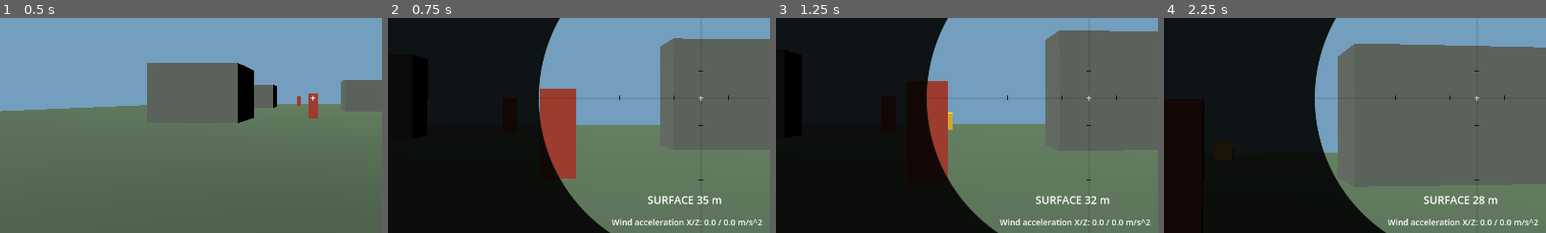
Above: before the commit, frames 1-4 (left to right).
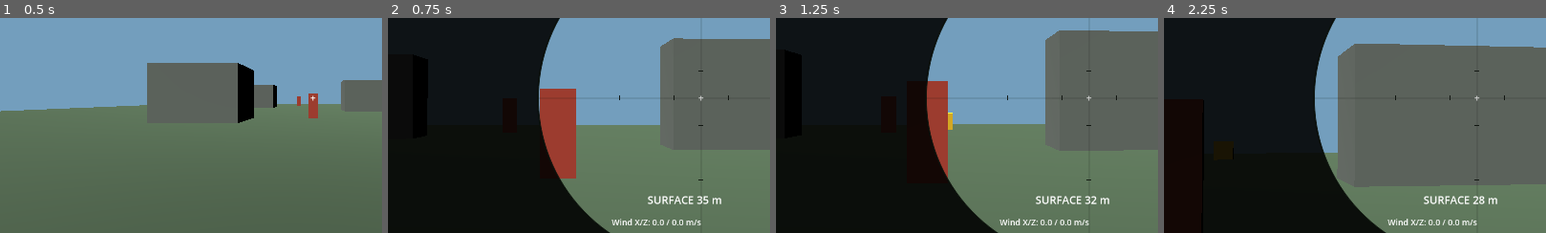
Above: after the commit, the same moments.

Repository: adam656677-oss/sniper
Game: Godot game, scene res://main.tscn
Two runs of this game, one before a commit and one after it. Both use one fixed random seed, a clock stepped at 60 frames per second and the inputs below.
Inputs (mouse positions are % of the whole screen's width and height, from its top left):
- Up to frame 1 (0.5 s): no input
- Up to frame 2 (0.75 s): tap E (interact) at 0.5 s; move the mouse to (55, 50) at 0.52 s; hold W (move_forward) from 0.53 s (still down); hold Right mouse button (aim) from 0.53 s (still down)
- Up to frame 3 (1.25 s): keep holding W (move_forward); keep holding Right mouse button (aim); click (55, 50) at 0.8 s
- Up to frame 4 (2.25 s): keep holding W (move_forward); tap E (interact) at 1.25, 2 s; move the mouse to (45, 50) at 1.27 s; release Right mouse button (aim) at 1.28 s; click (45, 50) at 1.35 s; right-click (45, 50) at 1.55 s; move the mouse to (52, 48) at 2.02 s; hold Right mouse button (aim) from 2.03 s (still down)
The pictures show only the part of the screen within x 9-59%, y 31-81%; the shares and areas given below are measured in that part.

Frame 1 is identical in both runs. In frame 2, 0.5% of the frame differs, in the area x 64-98%, y 93-97%; in frame 3, 0.5%; in frame 4, 0.5%.

Commit message:
Ballistics v2: drag, wind as air velocity, zeroing solver and holdover
Checklist item 1.2. ballistics.gd gains step_drag (quadratic drag against
the air mass), simulate_flat, drop_at_range, zero_angle (bisection) and
holdover. WeaponProfile gains drag_coefficient, zero_range and damage; the
recon rifle now fires at 820 m/s with a 100 m zero and 1200 m range, and
projectiles launch along the zeroed bore line. Eighteen ballistics checks
including closed-form vacuum drop, drag slowing, zero accuracy, holdover
growth, crosswind drift and headwind drop. Workflows accept any ballistics
check count.

Co-Authored-By: Claude Fable 5.1 <noreply@anthropic.com>
Claude-Session: https://claude.ai/code/session_01Eowivxxx5e3dLJLdS68ERi

Diff:
--- a/ballistics.gd
+++ b/ballistics.gd
@@ -1,7 +1,19 @@
 extends RefCounted
 
-# Wind is represented as an acceleration in metres per second squared.
-static func step(position: Vector3, velocity: Vector3, delta: float, gravity: float = 9.81, wind_acceleration: Vector3 = Vector3.ZERO) -> Dictionary:
+# Pure projectile mathematics. No scene access except trace_segment.
+# Frame for the flat-fire helpers: +X downrange, +Y up, +Z to the shooter's right.
+# Drag model: deceleration = drag * |v_rel| * v_rel, where v_rel is velocity
+# relative to the moving air mass (wind is a velocity in m/s). Fictional tuning.
+
+const DEFAULT_GRAVITY := 9.81
+const DEFAULT_SUBSTEP := 1.0 / 240.0
+const MAX_FLIGHT_SECONDS := 12.0
+
+static func make_params(gravity: float = DEFAULT_GRAVITY, drag: float = 0.0, wind: Vector3 = Vector3.ZERO) -> Dictionary:
+	return {"gravity": maxf(gravity, 0.0), "drag": maxf(drag, 0.0), "wind": wind}
+
+# Legacy constant-acceleration step kept for the projectile integration tests.
+static func step(position: Vector3, velocity: Vector3, delta: float, gravity: float = DEFAULT_GRAVITY, wind_acceleration: Vector3 = Vector3.ZERO) -> Dictionary:
 	var dt := maxf(delta, 0.0)
 	var acceleration := Vector3.DOWN * maxf(gravity, 0.0) + wind_acceleration
 	return {
@@ -9,6 +21,66 @@
 		"velocity": velocity + acceleration * dt
 	}
 
+static func acceleration(velocity: Vector3, params: Dictionary) -> Vector3:
+	var relative: Vector3 = velocity - params.wind
+	return Vector3.DOWN * float(params.gravity) - relative * relative.length() * float(params.drag)
+
+# Semi-implicit step with trapezoidal position update. Stable at 120 Hz for rifle speeds.
+static func step_drag(position: Vector3, velocity: Vector3, delta: float, params: Dictionary) -> Dictionary:
+	var dt := maxf(delta, 0.0)
+	var next_velocity := velocity + acceleration(velocity, params) * dt
+	return {
+		"position": position + (velocity + next_velocity) * (0.5 * dt),
+		"velocity": next_velocity
+	}
+
+# Simulate a shot from the origin along +X with the given elevation until it reaches
+# `distance` downrange. Returns height (Y, negative is below the bore line), drift (Z),
+# time of flight and remaining speed at that distance.
+static func simulate_flat(muzzle_velocity: float, elevation: float, distance: float, params: Dictionary, substep: float = DEFAULT_SUBSTEP) -> Dictionary:
+	var position := Vector3.ZERO
+	var velocity := Vector3(cos(elevation), sin(elevation), 0.0) * maxf(muzzle_velocity, 0.0)
+	var time := 0.0
+	var dt := maxf(substep, 1.0 / 1000.0)
+	while position.x < distance and time < MAX_FLIGHT_SECONDS:
+		var state := step_drag(position, velocity, dt, params)
+		var next: Vector3 = state.position
+		if next.x >= distance:
+			var span: float = next.x - position.x
+			var fraction: float = 1.0 if span <= 0.0 else clampf((distance - position.x) / span, 0.0, 1.0)
+			position = position.lerp(next, fraction)
+			velocity = velocity.lerp(state.velocity, fraction)
+			time += dt * fraction
+			break
+		position = next
+		velocity = state.velocity
+		time += dt
+	return {"height": position.y, "drift": position.z, "time": time, "speed": velocity.length(), "reached": position.x >= distance - 0.001}
+
+static func drop_at_range(muzzle_velocity: float, distance: float, params: Dictionary) -> float:
+	return -float(simulate_flat(muzzle_velocity, 0.0, distance, params).height)
+
+# Elevation (radians) that puts the bullet on the bore line at zero_range. Bisection.
+static func zero_angle(muzzle_velocity: float, zero_range: float, params: Dictionary) -> float:
+	if zero_range <= 0.0 or muzzle_velocity <= 0.0:
+		return 0.0
+	var low := 0.0
+	var high := 0.25
+	for i in range(40):
+		var mid := (low + high) * 0.5
+		var height := float(simulate_flat(muzzle_velocity, mid, zero_range, params).height)
+		if height < 0.0:
+			low = mid
+		else:
+			high = mid
+	return (low + high) * 0.5
+
+# Metres the aim point must be raised to hit at target_range when zeroed at zero_range.
+# Positive means the bullet lands below the line of sight.
+static func holdover(muzzle_velocity: float, target_range: float, zero_range: float, params: Dictionary) -> float:
+	var elevation := zero_angle(muzzle_velocity, zero_range, params)
+	return -float(simulate_flat(muzzle_velocity, elevation, target_range, params).height)
+
 # Trace each old-to-new position segment during integration to avoid tunnelling.
 static func trace_segment(space: PhysicsDirectSpaceState3D, start: Vector3, finish: Vector3, excluded: Array[RID], collision_mask: int = 1) -> Dictionary:
 	if start.is_equal_approx(finish):
--- a/scenes/weapons/profiles/bulwark_pump.tres
+++ b/scenes/weapons/profiles/bulwark_pump.tres
@@ -16,3 +16,6 @@
 aim_fov = 60.0
 simulated_projectile = false
 muzzle_velocity = 0.0
+drag_coefficient = 0.0
+zero_range = 0.0
+damage = 14.0
--- a/scenes/weapons/profiles/ridgeline_recon.tres
+++ b/scenes/weapons/profiles/ridgeline_recon.tres
@@ -12,7 +12,10 @@
 shot_interval = 0.9
 pellets = 1
 spread = 0.0
-max_range = 300.0
+max_range = 1200.0
 aim_fov = 25.0
 simulated_projectile = true
-muzzle_velocity = 180.0
+muzzle_velocity = 820.0
+drag_coefficient = 0.0004
+zero_range = 100.0
+damage = 90.0
--- a/scenes/weapons/profiles/vanguard_auto.tres
+++ b/scenes/weapons/profiles/vanguard_auto.tres
@@ -16,3 +16,6 @@
 aim_fov = 60.0
 simulated_projectile = false
 muzzle_velocity = 0.0
+drag_coefficient = 0.0
+zero_range = 0.0
+damage = 12.0
--- a/scenes/weapons/weapon_profile.gd
+++ b/scenes/weapons/weapon_profile.gd
@@ -16,6 +16,9 @@
 @export var aim_fov := 25.0
 @export var simulated_projectile := false
 @export var muzzle_velocity := 180.0
+@export var drag_coefficient := 0.0
+@export var zero_range := 0.0
+@export var damage := 50.0
 
 func to_stats() -> Dictionary:
 	return {
--- a/scenes/weapons/weapon_rig.gd
+++ b/scenes/weapons/weapon_rig.gd
@@ -25,7 +25,7 @@
 var shot_remaining := 0.0
 var stored: Array[Dictionary] = []
 var projectiles: Array[Dictionary] = []
-var wind_acceleration := Vector3.ZERO
+var wind := Vector3.ZERO # Air-mass velocity in m/s.
 var spread_rng := RandomNumberGenerator.new()
 var camera: Camera3D
 var excluded: Array[RID] = []
@@ -87,11 +87,15 @@
 	var current := profile()
 	shot_remaining = current.shot_interval
 	if current.simulated_projectile:
+		var params := Ballistics.make_params(Ballistics.DEFAULT_GRAVITY, current.drag_coefficient, wind)
+		var elevation := Ballistics.zero_angle(current.muzzle_velocity, current.zero_range, params)
+		var direction := (-camera.global_basis.z).rotated(camera.global_basis.x, elevation)
 		projectiles.append({
 			"position": camera.global_position,
-			"velocity": -camera.global_basis.z * current.muzzle_velocity,
+			"velocity": direction * current.muzzle_velocity,
 			"age": 0.0,
-			"distance": 0.0
+			"distance": 0.0,
+			"profile": current
 		})
 		return true
 	var space := camera.get_world_3d().direct_space_state
@@ -111,18 +115,17 @@
 		return
 	var elapsed := maxf(delta, 0.0)
 	var space := camera.get_world_3d().direct_space_state
-	var max_range := profiles[0].max_range
-	for profile_entry in profiles:
-		if profile_entry.simulated_projectile:
-			max_range = profile_entry.max_range
 	for index in range(projectiles.size() - 1, -1, -1):
 		var projectile: Dictionary = projectiles[index]
+		var shot_profile: WeaponProfile = projectile.profile
+		var max_range: float = shot_profile.max_range
+		var params := Ballistics.make_params(Ballistics.DEFAULT_GRAVITY, shot_profile.drag_coefficient, wind)
 		var remaining := minf(elapsed, PROJECTILE_LIFETIME - float(projectile.age))
 		var removed := false
 		while remaining > 0.0:
 			var dt := minf(remaining, SUBSTEP)
 			var start: Vector3 = projectile.position
-			var state := Ballistics.step(start, projectile.velocity, dt, 9.81, wind_acceleration)
+			var state := Ballistics.step_drag(start, projectile.velocity, dt, params)
 			var finish: Vector3 = state.position
 			var segment_length := start.distance_to(finish)
 			var range_left := maxf(0.0, max_range - float(projectile.distance))
--- a/scope_overlay.gd
+++ b/scope_overlay.gd
@@ -51,6 +51,6 @@
 		draw_line(center + Vector2(-4, offset), center + Vector2(4, offset), ink, 1.0)
 	var font := ThemeDB.fallback_font
 	draw_string(font, center + Vector2(-90, radius * 0.65), range_text, HORIZONTAL_ALIGNMENT_LEFT, -1, 18, Color.WHITE)
-	var wind: Vector3 = mission().weapon.wind_acceleration
-	draw_string(font, center + Vector2(-150, radius * 0.78), "Wind acceleration X/Z: %.1f / %.1f m/s^2" % [wind.x, wind.z], HORIZONTAL_ALIGNMENT_LEFT, -1, 14, Color.WHITE)
+	var wind: Vector3 = mission().weapon.wind
+	draw_string(font, center + Vector2(-150, radius * 0.78), "Wind X/Z: %.1f / %.1f m/s" % [wind.x, wind.z], HORIZONTAL_ALIGNMENT_LEFT, -1, 14, Color.WHITE)
 	draw_string(font, center + Vector2(-120, -radius * 0.75), "PROTOTYPE - UNCALIBRATED", HORIZONTAL_ALIGNMENT_LEFT, -1, 14, Color.WHITE)
--- a/tests/ballistics_test.gd
+++ b/tests/ballistics_test.gd
@@ -2,11 +2,15 @@
 
 const Ballistics = preload("res://ballistics.gd")
 var failures := 0
+var checks := 0
 
 func check(condition: bool, label: String) -> void:
+	checks += 1
 	if not condition:
 		failures += 1
-		push_error(label)
+		push_error("FAIL: " + label)
+	else:
+		print("PASS: " + label)
 
 func _initialize() -> void:
 	var initial := Vector3(0, 10, 0)
@@ -25,5 +29,27 @@
 	var split := Ballistics.step(half.position, half.velocity, 0.5)
 	check(split.position.is_equal_approx(result.position), "Step subdivision position")
 	check(split.velocity.is_equal_approx(result.velocity), "Step subdivision velocity")
-	print("Ballistics: 8 checks, %d failures" % failures)
+
+	# Drag model and flat-fire helpers.
+	var vacuum := Ballistics.make_params(9.81, 0.0, Vector3.ZERO)
+	var dragged := Ballistics.make_params(9.81, 0.0004, Vector3.ZERO)
+	var drag_step := Ballistics.step_drag(initial, velocity, 0.5, vacuum)
+	check(drag_step.position.is_equal_approx(half.position) and drag_step.velocity.is_equal_approx(half.velocity), "Drag step matches legacy step without drag or wind")
+	var vacuum_drop := Ballistics.drop_at_range(180.0, 300.0, vacuum)
+	check(absf(vacuum_drop - 0.5 * 9.81 * pow(300.0 / 180.0, 2)) < 0.05, "Vacuum drop at 300 m matches closed form")
+	var flight := Ballistics.simulate_flat(820.0, 0.0, 300.0, dragged)
+	check(flight.reached and flight.speed < 820.0 and flight.speed > 500.0, "Drag slows the bullet over 300 m")
+	check(Ballistics.drop_at_range(820.0, 600.0, dragged) > Ballistics.drop_at_range(820.0, 600.0, vacuum), "Drag increases drop at 600 m")
+	var elevation := Ballistics.zero_angle(820.0, 100.0, dragged)
+	check(elevation > 0.0 and absf(Ballistics.simulate_flat(820.0, elevation, 100.0, dragged).height) < 0.01, "Zeroing puts the bullet on the bore line at 100 m")
+	check(absf(Ballistics.holdover(820.0, 100.0, 100.0, dragged)) < 0.01, "Holdover at the zero range is zero")
+	var hold_300 := Ballistics.holdover(820.0, 300.0, 100.0, dragged)
+	var hold_600 := Ballistics.holdover(820.0, 600.0, 100.0, dragged)
+	check(hold_300 > 0.0 and hold_600 > hold_300, "Holdover grows with range beyond the zero")
+	var crosswind := Ballistics.make_params(9.81, 0.0004, Vector3(0, 0, 5))
+	check(Ballistics.simulate_flat(820.0, 0.0, 600.0, crosswind).drift > 0.05, "Crosswind drifts the bullet downwind")
+	var headwind := Ballistics.make_params(9.81, 0.0004, Vector3(-10, 0, 0))
+	check(Ballistics.drop_at_range(820.0, 600.0, headwind) > Ballistics.drop_at_range(820.0, 600.0, dragged), "Headwind increases drop")
+	check(Ballistics.zero_angle(820.0, 0.0, dragged) == 0.0 and Ballistics.zero_angle(0.0, 100.0, dragged) == 0.0, "Degenerate zero inputs return no elevation")
+	print("Ballistics: %d checks, %d failures" % [checks, failures])
 	quit(0 if failures == 0 else 1)
--- a/tests/projectiles.gd
+++ b/tests/projectiles.gd
@@ -35,9 +35,13 @@
 	weapon.advance_projectiles(0.1)
 	check(weapon.projectiles[0].position == initial, "Pause freezes flight")
 	state.set_paused(false)
-	weapon.advance_projectiles(0.1)
+	weapon.advance_projectiles(0.05)
 	check(weapon.projectiles[0].position.z < initial.z, "Projectile travels forward")
-	check(weapon.projectiles[0].position.y < initial.y, "Gravity lowers projectile")
+	check(weapon.projectiles[0].position.y > initial.y, "Zeroed bore line lifts the bullet before the zero range")
+	weapon.advance_projectiles(0.4)
+	check(weapon.projectiles[0].position.y < initial.y, "Gravity lowers projectile beyond the zero range")
+	var speed_now: float = weapon.projectiles[0].velocity.length()
+	check(speed_now < weapon.profile().muzzle_velocity, "Drag slows the projectile")
 	weapon.advance_projectiles(4.0)
 	check(weapon.projectiles.is_empty(), "Range or lifetime clears projectile")
 	var target: StaticBody3D = game.level.spawn_box(Vector3(30, 2, -10), Vector3(2, 3, 1), Color.RED)
Not shown, added: autoload/game_state.gd.uid
Not shown, added: ballistics.gd.uid
Not shown, added: gunsmith.gd.uid
Not shown, added: mission.gd.uid
Not shown, added: scenes/levels/test_range.gd.uid
Not shown, added: scenes/player/player.gd.uid
Not shown, added: scenes/ui/hud.gd.uid
Not shown, added: scenes/weapons/weapon_profile.gd.uid
Not shown, added: scenes/weapons/weapon_rig.gd.uid
Not shown, added: scope_overlay.gd.uid
Not shown, added: tests/ballistics_test.gd.uid
Not shown, added: tests/focus.gd.uid
(and 5 more such lines)
